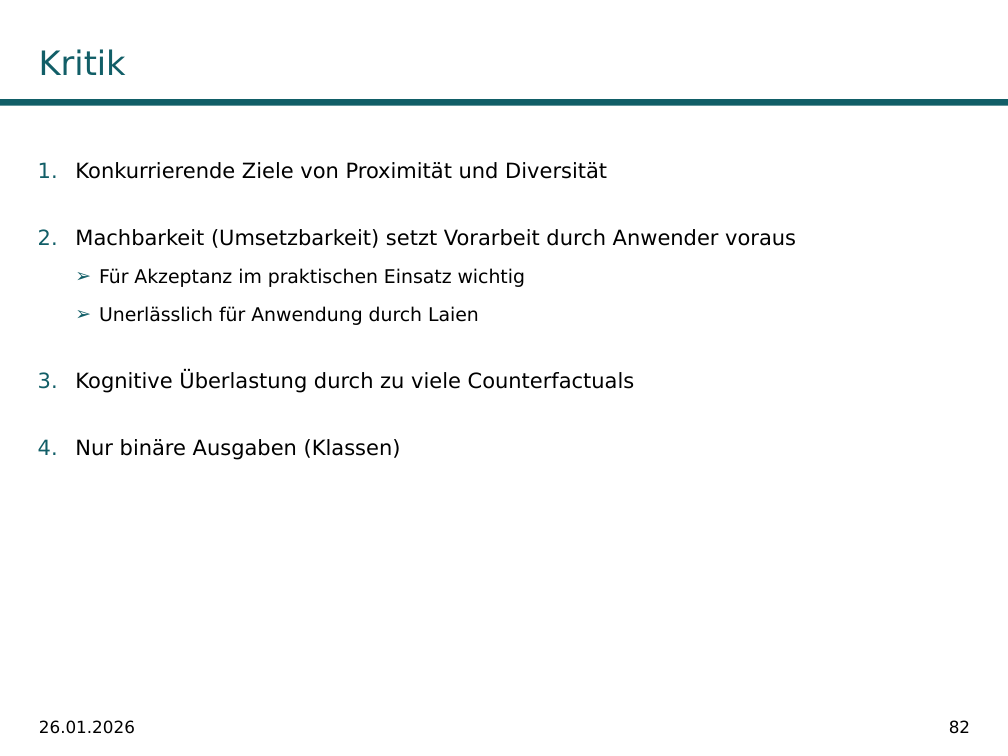
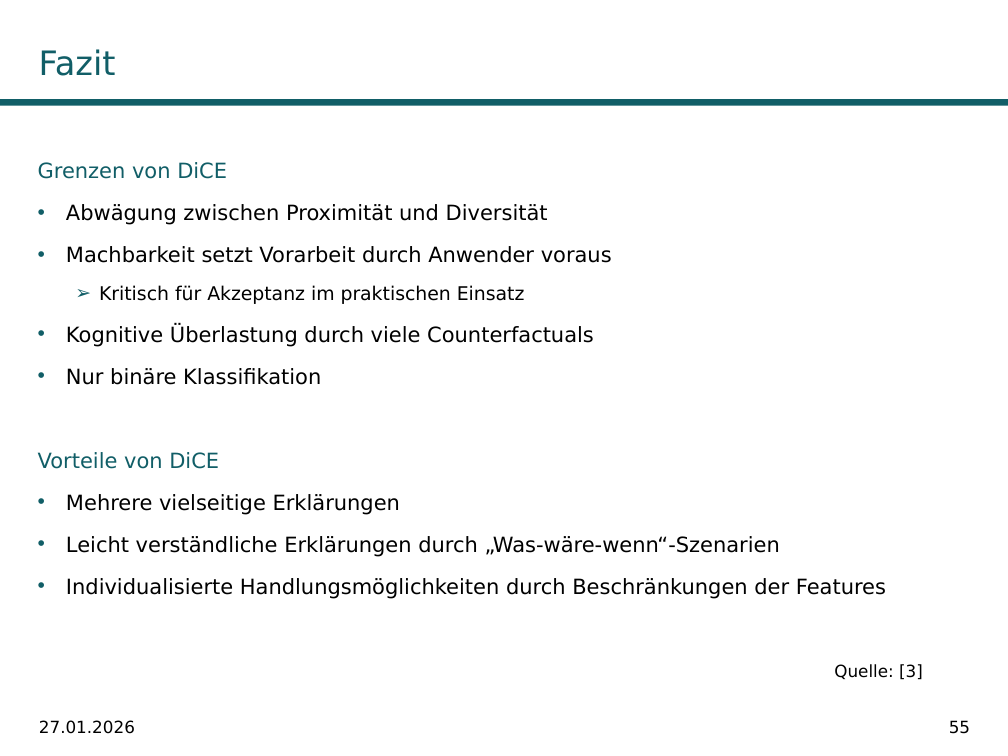
Before and after one commit to fabiw98/Seminar_DICE, a slide deck: slide 55 of Präsentation/PräsentationDiCE.pptx (slide 82 before the commit). Drawn at 1008x756 pixels with LibreOffice and Linux fonts; fonts in the diff are those of the drawing; background and template pictures are left out. Boxes give left, top, right and bottom in pixels: in the first picture for what was removed or moved away, otherwise in the second. Text is boxed around its words. In the diff, an @@ line names an element or a change of style, - is before the commit and + after.

```diff
--- a/Präsentation/PräsentationDiCE.pptx
+++ b/Präsentation/PräsentationDiCE.pptx
@@ title at (39,49,116,76): text changed @@
-Kritik
+Fazit
@@ text at (38,162,886,599): text changed @@
-1. Konkurrierende Ziele von Proximität und Diversität
-2. Machbarkeit (Umsetzbarkeit) setzt Vorarbeit durch Anwender voraus
-  ➢ Für Akzeptanz im praktischen Einsatz wichtig
-  ➢ Unerlässlich für Anwendung durch Laien
-3. Kognitive Überlastung durch zu viele Counterfactuals
-4. Nur binäre Ausgaben (Klassen)
+Grenzen von DiCE
+• Abwägung zwischen Proximität und Diversität
+• Machbarkeit setzt Vorarbeit durch Anwender voraus
+  ➢ Kritisch für Akzeptanz im praktischen Einsatz
+• Kognitive Überlastung durch viele Counterfactuals
+• Nur binäre Klassifikation
+Vorteile von DiCE
+• Mehrere vielseitige Erklärungen
+• Leicht verständliche Erklärungen durch „Was-wäre-wenn“-Szenarien
+• Individualisierte Handlungsmöglichkeiten durch Beschränkungen der Features
@@ text added at (834,664,923,680), 12 pt, text #000000 @@
+Quelle: [3]
@@ text at (39,720,135,734): text changed @@
-26.01.2026
+27.01.2026
@@ page number at (949,720,970,734): text changed @@
-82
+55
```
Also in this commit, not shown: 50 other slides changed, 7 slides added, 19 slides removed, 3 other files.
